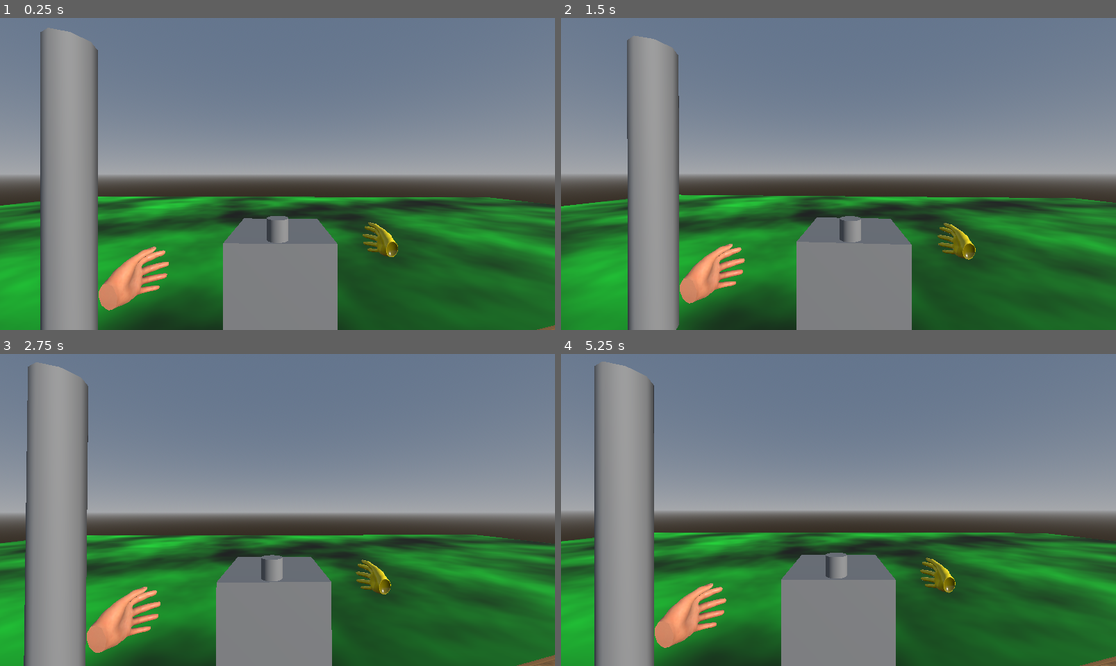
Above: before the commit, frames 1-4 (two rows, left to right).
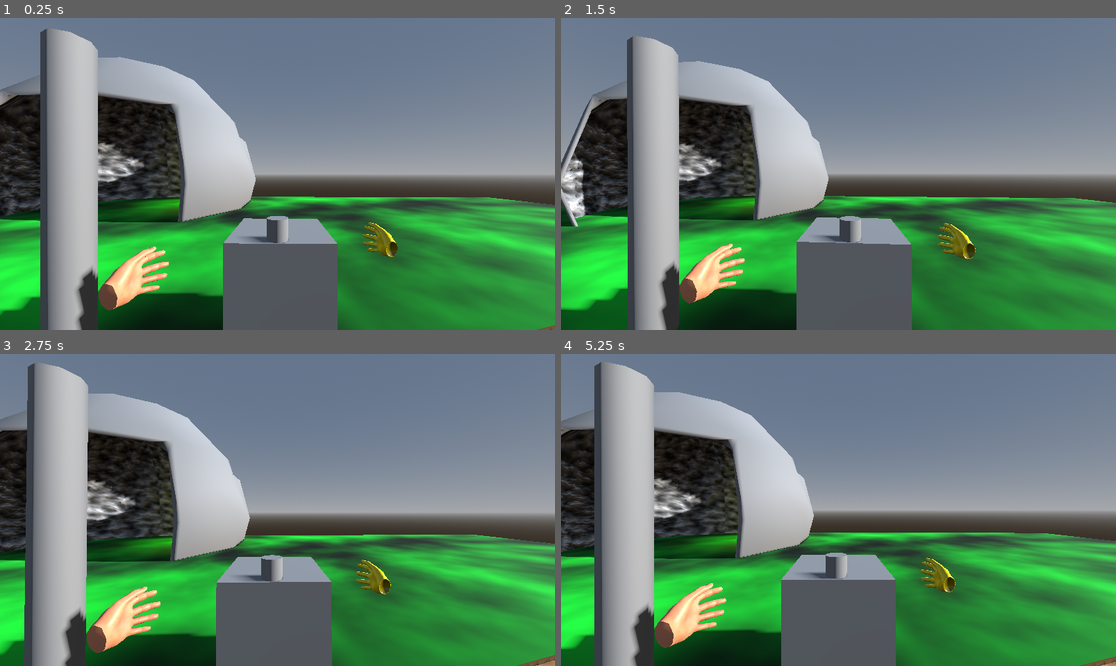
Above: after the commit, the same moments.

Repository: goatchurchprime/gamejamenchanted
Game: Godot game, scene res://main.tscn
The game is run twice, just before and just after one commit, with the same random seed, the same clock (stepped at 60 frames per second) and the same inputs.
Inputs (mouse positions are in pixels of both pictures, inside the frame that each line leads up to):
- Up to frame 1 (0.25 s): no input
- Up to frame 2 (1.5 s): tap Enter (ui_accept) at 0.5, 0.77, 1.07, 1.25 s; move the mouse to (866, 174) at 0.52 s; hold Up (ui_up) from 0.53 s (still down); tap 1 at 0.6 s; click (866, 174) at 0.67 s; move the mouse to (810, 174) at 1.27 s; tap 2 at 1.35 s
- Up to frame 3 (2.75 s): keep holding Up (ui_up); tap Enter (ui_accept) at 1.52, 1.82, 2 s; move the mouse to (288, 503) at 2.02 s; tap 3 at 2.1 s
- Up to frame 4 (5.25 s): keep holding Up (ui_up); tap Enter (ui_accept) at 2.75, 3.02, 3.32, 3.5, 3.77, 4.07, 4.52, 4.82, 5 s; move the mouse to (832, 516) at 2.77 s; tap 4 at 2.85 s; click (832, 516) at 2.92 s; move the mouse to (877, 513) at 3.52 s; tap 5 at 3.6 s; move the mouse to (794, 506) at 4.27 s; tap 6 at 4.35 s; move the mouse to (844, 510) at 5.02 s; tap 7 at 5.1 s; click (844, 510) at 5.17 s

The runs differ from the first frame. In frame 1, 53% of the frame differs, in the area x 0-100%, y 3-100%; in frame 2, 52%; in frame 3, 52%; in frame 4, 53%.

Commit message:
add in a cave and some lights

Diff:
--- a/enchantedtree/main.tscn
+++ b/enchantedtree/main.tscn
@@ -78,6 +78,31 @@
 top_radius = 0.1
 bottom_radius = 0.1
 height = 0.2
+
+[sub_resource type="FastNoiseLite" id="FastNoiseLite_4c57u"]
+frequency = 0.0529
+
+[sub_resource type="NoiseTexture2D" id="NoiseTexture2D_efxa6"]
+noise = SubResource("FastNoiseLite_4c57u")
+
+[sub_resource type="NoiseTexture2D" id="NoiseTexture2D_dg77c"]
+as_normal_map = true
+noise = SubResource("FastNoiseLite_4c57u")
+
+[sub_resource type="StandardMaterial3D" id="StandardMaterial3D_ycdy4"]
+albedo_texture = SubResource("NoiseTexture2D_efxa6")
+normal_enabled = true
+normal_texture = SubResource("NoiseTexture2D_dg77c")
+
+[sub_resource type="StandardMaterial3D" id="StandardMaterial3D_efxa6"]
+shading_mode = 0
+albedo_color = Color(1, 1, 0.0196078, 1)
+
+[sub_resource type="CylinderMesh" id="CylinderMesh_dg77c"]
+material = SubResource("StandardMaterial3D_efxa6")
+top_radius = 0.02
+bottom_radius = 0.02
+height = 0.05
 
 [node name="Main" type="Node3D"]
 
@@ -209,7 +234,8 @@
 environment = SubResource("Environment_h2yge")
 
 [node name="DirectionalLight3D" type="DirectionalLight3D" parent="WorldEnvironment"]
-transform = Transform3D(0.553475, -0.386872, 0.737561, 0.232205, 0.922134, 0.309436, -0.799842, -1.01827e-08, 0.600211, 5.11836, 2.14842, 0)
+transform = Transform3D(-0.0272183, -0.311847, 0.949742, 0.232205, 0.922134, 0.309436, -0.972286, 0.228957, 0.0473135, 5.11836, 8.3401, -5.43711)
+shadow_enabled = true
 
 [node name="Floor" type="CSGBox3D" parent="."]
 transform = Transform3D(1, 0, 0, 0, 1, 0, 0, 0, 1, 0, -1, 0)
@@ -246,5 +272,29 @@
 mesh = SubResource("CylinderMesh_yaehf")
 skeleton = NodePath("")
 
+[node name="CSGSphere3D" type="CSGSphere3D" parent="."]
+transform = Transform3D(-0.969029, 0, -0.246948, 0, 1, 0, 0.246948, 0, -0.969029, -7.38143, 0.842078, -11.2087)
+use_collision = true
+radius = 6.0
+
+[node name="CSGSphere3D" type="CSGSphere3D" parent="CSGSphere3D"]
+transform = Transform3D(1, 0, 0, 0, 1, 0, 0, 0, 1, 0, 0, -1.21823)
+operation = 2
+radius = 5.0
+material = SubResource("StandardMaterial3D_ycdy4")
+
+[node name="CSGCylinder3D" type="CSGCylinder3D" parent="CSGSphere3D"]
+transform = Transform3D(1, 0, 0, 0, 1, 0, 0, 0, 1, -4.39658, 3.30916, -0.0826082)
+operation = 2
+radius = 2.0
+
+[node name="OmniLight3D" type="OmniLight3D" parent="."]
+transform = Transform3D(1, 0, 0, 0, 1, 0, 0, 0, 1, -5.20217, 0.565975, -12.0334)
+light_color = Color(1, 1, 0.0784314, 1)
+
+[node name="MeshInstance3D" type="MeshInstance3D" parent="OmniLight3D"]
+transform = Transform3D(1, 0, 0, 0, 1, 0, 0, 0, 1, 0, -0.073804, 0)
+mesh = SubResource("CylinderMesh_dg77c")
+
 [editable path="XROrigin3D/XRControllerLeft/XRToolsCollisionHand/LeftPhysicsHand"]
 [editable path="XROrigin3D/XRControllerLeft/XRToolsCollisionHand/LeftPhysicsHand/Hand_Nails_L"]
Not shown: 1 places in enchantedtree/main.tscn that only renumber resources
